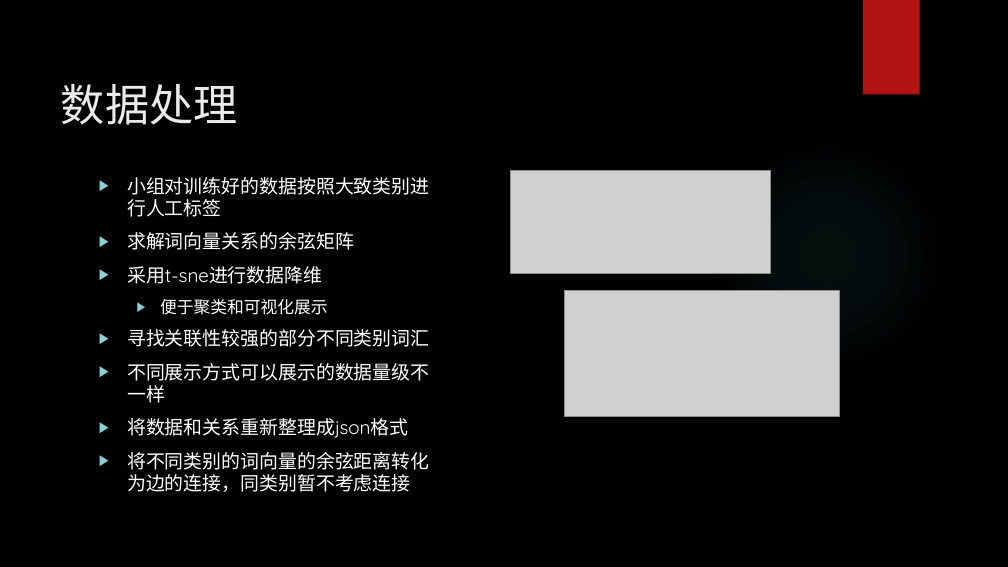
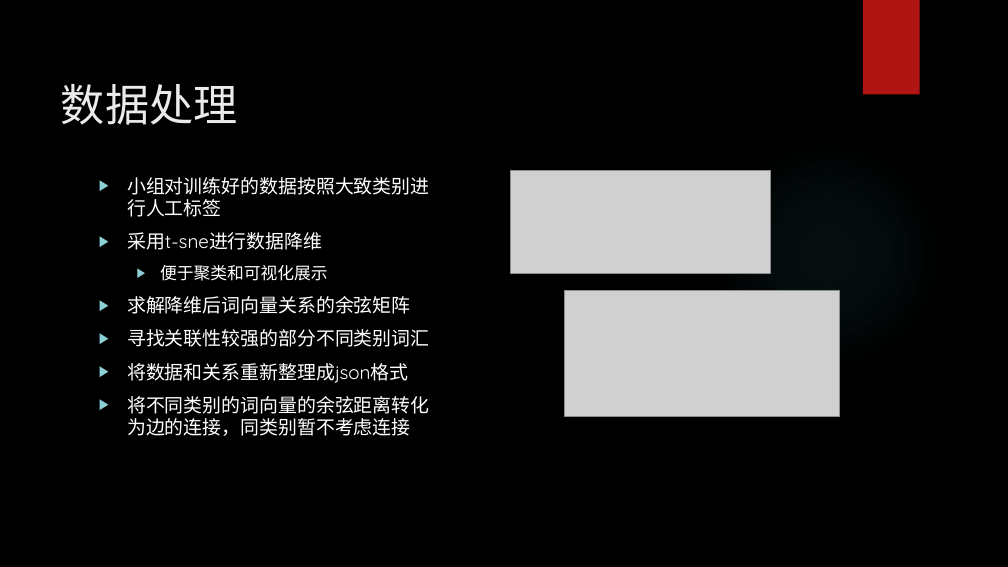
Before and after one commit to liuhu-bigeye/med_word_vis, a slide deck: slide 5 of presentation.pptx. Drawn at 1008x567 pixels with LibreOffice and Linux fonts; fonts in the diff are those of the drawing; grey boxes stand for pictures; background and template pictures are left out. Boxes give left, top, right and bottom in pixels: in the first picture for what was removed or moved away, otherwise in the second. Text is boxed around its words. In the diff, an @@ line names an element or a change of style, - is before the commit and + after.

Commit message:
revise the ppt:

```diff
--- a/presentation.pptx
+++ b/presentation.pptx
@@ text at bbox=[127, 232, 354, 250]: paragraph removed @@
-▶ 求解词向量关系的余弦矩阵
@@ text at bbox=[127, 296, 410, 314]: paragraph added @@
+▶ 求解降维后词向量关系的余弦矩阵
@@ text at bbox=[127, 363, 429, 403]: paragraph removed @@
-▶ 不同展示方式可以展示的数据量级不一样
```
Also in this commit, not shown: 1 other slide changed.
